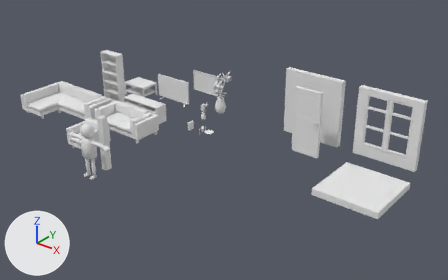
Renders of the Blender file models.blend from each side of a commit.
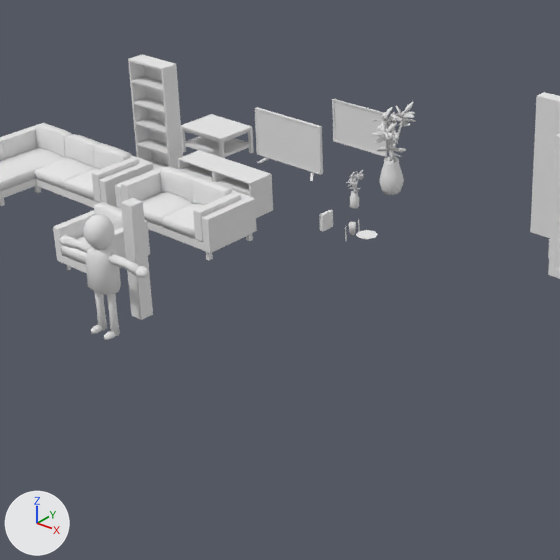
There are two pictures of each version: one whole from a 50 mm lens placed at (11.71, -12.56, 8.71), pointed at (0.91, 0.94, 0.34), one close up on the part from 9% to 66% of the width and 9% to 100% of the height. The lights are fixed; the arrows at lower left show +X, +Y and +Z.

Names of what the first close-up shows: 'Bookshelf', 'CouchTable', 'HeightRef', 'LazyBoy', 'LoveSeat', 'Model', 'Painting', 'PlantLarge', 'Soffa', 'TV', 'TVBench', 'Wall'.
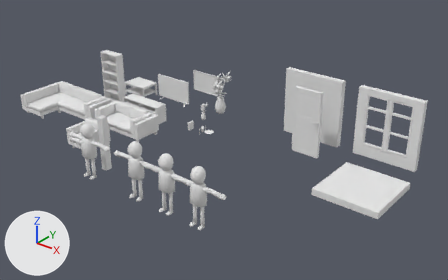
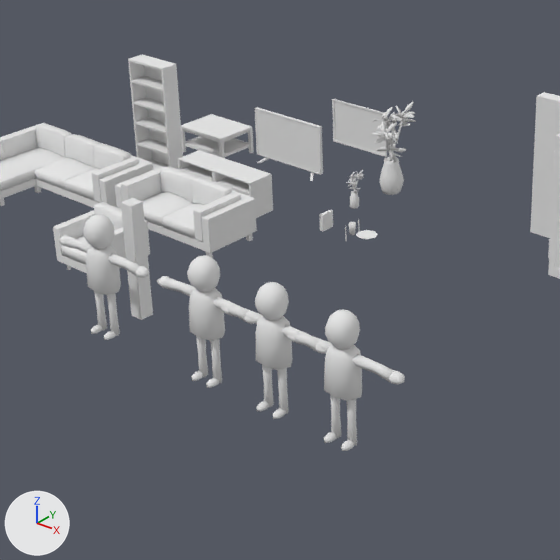
The change, as a diff of the scene's bpy script:
```diff
--- a/models.blend.py
+++ b/models.blend.py
@@ mat_texturealt1 @@
+mat_texturealt1 = diffuse_material('TextureAlt1')
+mat_texturealt1.base_color = (0.8, 0.8, 0.8)  # white #e7e7e7
@@ mat_texturealt2 @@
+mat_texturealt2 = diffuse_material('TextureAlt2')
+mat_texturealt2.base_color = (0.8, 0.8, 0.8)  # white #e7e7e7
@@ mat_texturealt3 @@
+mat_texturealt3 = diffuse_material('TextureAlt3')
+mat_texturealt3.base_color = (0.8, 0.8, 0.8)  # white #e7e7e7
@@ me_sphere_001 @@
+me_sphere_001.from_pydata(...)  # 318 vertices, 334 faces; spans x -0.18..0.2, y -0.84..0.84, z 0.0..1.65
+me_sphere_001.polygons.foreach_set('use_smooth', [True] * 334)
+me_sphere_001.materials.append(mat_texturealt1)  # its picture is missing
@@ me_sphere_002 @@
+me_sphere_002.from_pydata(...)  # 318 vertices, 334 faces; spans x -0.18..0.2, y -0.84..0.84, z 0.0..1.65
+me_sphere_002.polygons.foreach_set('use_smooth', [True] * 334)
+me_sphere_002.materials.append(mat_texturealt2)  # its picture is missing
@@ me_sphere_003 @@
+me_sphere_003.from_pydata(...)  # 318 vertices, 334 faces; spans x -0.18..0.2, y -0.84..0.84, z 0.0..1.65
+me_sphere_003.polygons.foreach_set('use_smooth', [True] * 334)
+me_sphere_003.materials.append(mat_texturealt3)  # its picture is missing
@@ ob_model_001 @@
+ob_model_001 = bpy.data.objects.new('Model.001', me_sphere_001)
+ob_model_001.location = (0.88, -2.72, 0.0)
+ob_model_001.rotation_euler = (0.0, 0.0, -1.571)  # degrees (0, 0, -90)
@@ ob_model_002 @@
+ob_model_002 = bpy.data.objects.new('Model.002', me_sphere_002)
+ob_model_002.location = (1.99, -2.72, 0.0)
+ob_model_002.rotation_euler = (0.0, 0.0, -1.571)  # degrees (0, 0, -90)
@@ ob_model_003 @@
+ob_model_003 = bpy.data.objects.new('Model.003', me_sphere_003)
+ob_model_003.location = (3.05, -2.72, 0.0)
+ob_model_003.rotation_euler = (0.0, 0.0, -1.571)  # degrees (0, 0, -90)
```

Pixel boxes [x1, y1, x2, y2] of what changed, in the close-ups (560 x 560 px):
'Model.003', added
    after: [287, 309, 405, 451]
'Model.002', added
    after: [220, 282, 326, 419]
'Model.001', added
    after: [157, 255, 254, 388]
